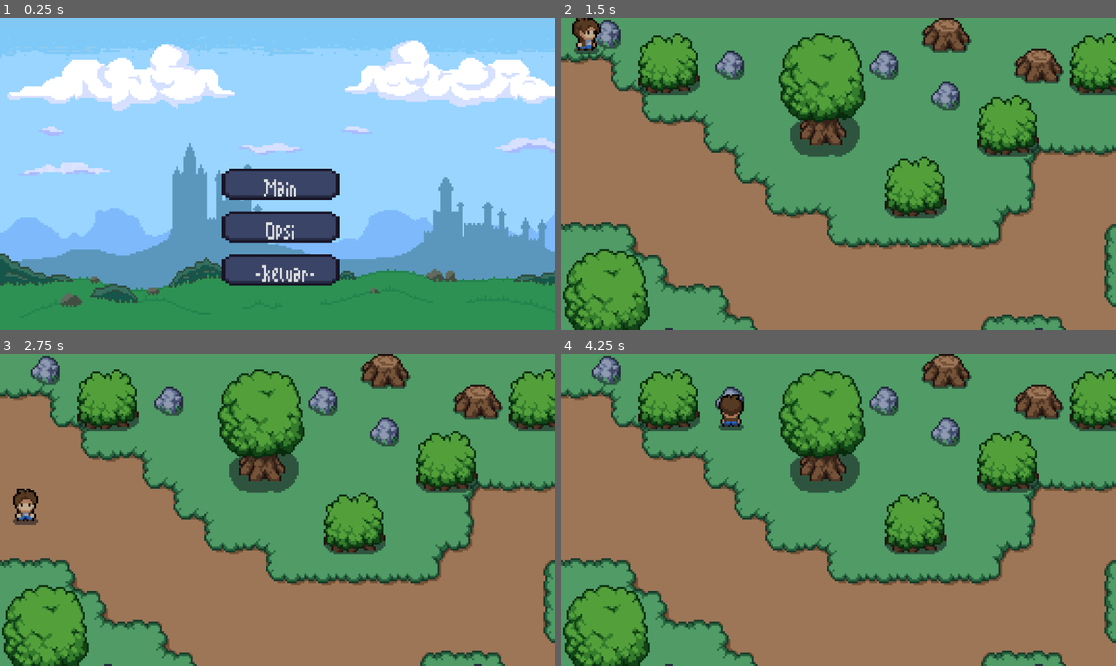
Above: before the commit, frames 1-4 (two rows, left to right).
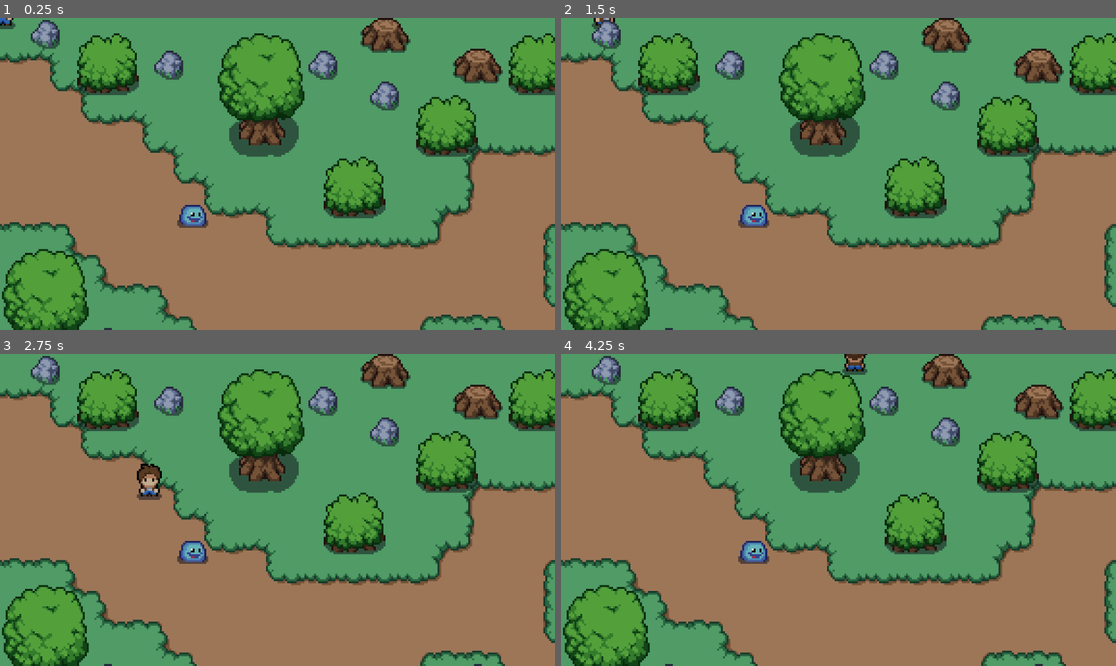
Above: after the commit, the same moments.

Repository: CabulLs/GOJODOG
Game: Godot game, scene res://scenes/world.tscn
The game is run twice, just before and just after one commit, with the same random seed, the same clock (stepped at 60 frames per second) and the same inputs. Before the commit the project starts from res://scenes/menu.tscn.
Inputs (mouse positions are in pixels of both pictures, inside the frame that each line leads up to):
- Up to frame 1 (0.25 s): no input
- Up to frame 2 (1.5 s): click (844, 183) at 0.5 s, where only the run before the commit has a clickable "Main"; hold Right (ui_right) from 1.28 s (still down)
- Up to frame 3 (2.75 s): release Right (ui_right) at 2.03 s; hold Down (ui_down) from 2.03 s (still down)
- Up to frame 4 (4.25 s): release Down (ui_down) at 2.78 s; hold Right (ui_right) 2.78-3.53 s; hold Up (ui_up) from 3.53 s (still down)

The runs differ from the first frame. In frame 1, 100% of the frame differs, in the area x 0-100%, y 0-100%; in frame 2, 0.9%; in frame 3, 1.2%; in frame 4, 1.0%.

Commit message:
Part 4
Add enemy

Diff:
--- /dev/null
+++ b/Enemy.gd
@@ -0,0 +1,22 @@
+extends CharacterBody2D
+
+var speed = 75
+var player_chase = false
+var player = null
+
+func _physics_process(delta):
+	if player_chase:
+		position += (player.position - position)/speed
+
+
+
+
+func _on_detection_area_body_entered(body):
+	player = body
+	player_chase = true
+
+
+
+
+	#player = null
+	#player_chase = false
--- a/project.godot
+++ b/project.godot
@@ -11,7 +11,7 @@
 [application]
 
 config/name="Benny"
-run/main_scene="res://scenes/menu.tscn"
+run/main_scene="res://scenes/world.tscn"
 config/features=PackedStringArray("4.2", "Forward Plus")
 config/icon="res://art/icon.svg"
 
--- /dev/null
+++ b/scenes/enemy.tscn
@@ -0,0 +1,153 @@
+[gd_scene load_steps=21 format=3 uid="uid://djhnlf1745jdp"]
+
+[ext_resource type="Script" path="res://Enemy.gd" id="1_r766y"]
+[ext_resource type="Texture2D" uid="uid://cr2p0a8l3h0w8" path="res://art/characters/slime.png" id="2_hj8sr"]
+
+[sub_resource type="AtlasTexture" id="AtlasTexture_v55is"]
+atlas = ExtResource("2_hj8sr")
+region = Rect2(0, 128, 32, 32)
+
+[sub_resource type="AtlasTexture" id="AtlasTexture_03v21"]
+atlas = ExtResource("2_hj8sr")
+region = Rect2(32, 128, 32, 32)
+
+[sub_resource type="AtlasTexture" id="AtlasTexture_ah3n1"]
+atlas = ExtResource("2_hj8sr")
+region = Rect2(64, 128, 32, 32)
+
+[sub_resource type="AtlasTexture" id="AtlasTexture_bdss0"]
+atlas = ExtResource("2_hj8sr")
+region = Rect2(96, 128, 32, 32)
+
+[sub_resource type="AtlasTexture" id="AtlasTexture_id15x"]
+atlas = ExtResource("2_hj8sr")
+region = Rect2(128, 128, 32, 32)
+
+[sub_resource type="AtlasTexture" id="AtlasTexture_81lhb"]
+atlas = ExtResource("2_hj8sr")
+region = Rect2(0, 0, 32, 32)
+
+[sub_resource type="AtlasTexture" id="AtlasTexture_auij5"]
+atlas = ExtResource("2_hj8sr")
+region = Rect2(32, 0, 32, 32)
+
+[sub_resource type="AtlasTexture" id="AtlasTexture_vht0g"]
+atlas = ExtResource("2_hj8sr")
+region = Rect2(64, 0, 32, 32)
+
+[sub_resource type="AtlasTexture" id="AtlasTexture_55yvh"]
+atlas = ExtResource("2_hj8sr")
+region = Rect2(96, 0, 32, 32)
+
+[sub_resource type="AtlasTexture" id="AtlasTexture_hr8jx"]
+atlas = ExtResource("2_hj8sr")
+region = Rect2(0, 32, 32, 32)
+
+[sub_resource type="AtlasTexture" id="AtlasTexture_prcu6"]
+atlas = ExtResource("2_hj8sr")
+region = Rect2(32, 32, 32, 32)
+
+[sub_resource type="AtlasTexture" id="AtlasTexture_m1hey"]
+atlas = ExtResource("2_hj8sr")
+region = Rect2(64, 32, 32, 32)
+
+[sub_resource type="AtlasTexture" id="AtlasTexture_12idb"]
+atlas = ExtResource("2_hj8sr")
+region = Rect2(96, 32, 32, 32)
+
+[sub_resource type="AtlasTexture" id="AtlasTexture_deqi4"]
+atlas = ExtResource("2_hj8sr")
+region = Rect2(128, 32, 32, 32)
+
+[sub_resource type="AtlasTexture" id="AtlasTexture_eaq1h"]
+atlas = ExtResource("2_hj8sr")
+region = Rect2(160, 32, 32, 32)
+
+[sub_resource type="SpriteFrames" id="SpriteFrames_oatrx"]
+animations = [{
+"frames": [{
+"duration": 1.0,
+"texture": SubResource("AtlasTexture_v55is")
+}, {
+"duration": 1.0,
+"texture": SubResource("AtlasTexture_03v21")
+}, {
+"duration": 1.0,
+"texture": SubResource("AtlasTexture_ah3n1")
+}, {
+"duration": 1.0,
+"texture": SubResource("AtlasTexture_bdss0")
+}, {
+"duration": 1.0,
+"texture": SubResource("AtlasTexture_id15x")
+}],
+"loop": true,
+"name": &"death",
+"speed": 5.0
+}, {
+"frames": [{
+"duration": 1.0,
+"texture": SubResource("AtlasTexture_81lhb")
+}, {
+"duration": 1.0,
+"texture": SubResource("AtlasTexture_auij5")
+}, {
+"duration": 1.0,
+"texture": SubResource("AtlasTexture_vht0g")
+}, {
+"duration": 1.0,
+"texture": SubResource("AtlasTexture_55yvh")
+}],
+"loop": true,
+"name": &"idle",
+"speed": 5.0
+}, {
+"frames": [{
+"duration": 1.0,
+"texture": SubResource("AtlasTexture_hr8jx")
+}, {
+"duration": 1.0,
+"texture": SubResource("AtlasTexture_prcu6")
+}, {
+"duration": 1.0,
+"texture": SubResource("AtlasTexture_m1hey")
+}, {
+"duration": 1.0,
+"texture": SubResource("AtlasTexture_12idb")
+}, {
+"duration": 1.0,
+"texture": SubResource("AtlasTexture_deqi4")
+}, {
+"duration": 1.0,
+"texture": SubResource("AtlasTexture_eaq1h")
+}],
+"loop": true,
+"name": &"walk",
+"speed": 5.0
+}]
+
+[sub_resource type="CircleShape2D" id="CircleShape2D_lsgx6"]
+radius = 21.0238
+
+[sub_resource type="CircleShape2D" id="CircleShape2D_2q4om"]
+radius = 6.0
+
+[node name="Enemy" type="CharacterBody2D"]
+script = ExtResource("1_r766y")
+
+[node name="AnimatedSprite2D" type="AnimatedSprite2D" parent="."]
+sprite_frames = SubResource("SpriteFrames_oatrx")
+animation = &"idle"
+frame_progress = 0.0822585
+offset = Vector2(0, -6)
+
+[node name="detection_area" type="Area2D" parent="."]
+
+[node name="CollisionShape2D" type="CollisionShape2D" parent="detection_area"]
+shape = SubResource("CircleShape2D_lsgx6")
+
+[node name="CollisionShape2D" type="CollisionShape2D" parent="."]
+position = Vector2(0, -4)
+shape = SubResource("CircleShape2D_2q4om")
+
+[connection signal="body_entered" from="detection_area" to="." method="_on_detection_area_body_entered"]
--- a/scenes/player.tscn
+++ b/scenes/player.tscn
@@ -417,14 +417,13 @@
 radius = 0.401474
 
 [node name="player" type="CharacterBody2D"]
+light_mask = 3
 y_sort_enabled = true
-position = Vector2(522, 322)
 scale = Vector2(-9.96328, 4.24069)
 script = ExtResource("1_kdon0")
 
 [node name="AnimatedSprite2D" type="AnimatedSprite2D" parent="."]
 y_sort_enabled = true
-position = Vector2(52.4928, -76.1668)
 scale = Vector2(0.100467, 0.221705)
 sprite_frames = SubResource("SpriteFrames_de387")
 animation = &"side_idle"
@@ -432,6 +431,6 @@
 offset = Vector2(0, -15)
 
 [node name="CollisionShape2D" type="CollisionShape2D" parent="."]
-position = Vector2(52.4928, -76.1669)
+y_sort_enabled = true
 scale = Vector2(1, -2.32965)
 shape = SubResource("CircleShape2D_arhq3")
--- a/scenes/world.tscn
+++ b/scenes/world.tscn
@@ -1,9 +1,10 @@
-[gd_scene load_steps=9 format=3 uid="uid://bnn6p1wg8purf"]
+[gd_scene load_steps=10 format=3 uid="uid://bnn6p1wg8purf"]
 
 [ext_resource type="Texture2D" uid="uid://dd3dq0178lfo" path="res://art/objects/objects.png" id="1_7ew27"]
 [ext_resource type="Texture2D" uid="uid://rim8xgwejo65" path="res://art/tilesets/grass.png" id="2_0ewqm"]
 [ext_resource type="Texture2D" uid="uid://boj2860604sib" path="res://art/tilesets/plains.png" id="3_wahnk"]
 [ext_resource type="PackedScene" uid="uid://30ei8gqf5ckk" path="res://scenes/player.tscn" id="4_36wwo"]
+[ext_resource type="PackedScene" uid="uid://djhnlf1745jdp" path="res://scenes/enemy.tscn" id="5_l3l7b"]
 
 [sub_resource type="TileSetAtlasSource" id="TileSetAtlasSource_s4efa"]
 texture = ExtResource("1_7ew27")
@@ -12,40 +13,33 @@
 0:5/0/y_sort_origin = 20
 0:5/0/physics_layer_0/linear_velocity = Vector2(0, 0)
 0:5/0/physics_layer_0/angular_velocity = 0.0
-0:5/0/physics_layer_0/polygon_0/points = PackedVector2Array(1.76777, 12.0208, 9.54594, 11.6673, 11.3137, 19.799, 9.8995, 26.5165, -9.54594, 25.8094, -12.3744, 17.3241, -9.19239, 13.435)
 6:7/size_in_atlas = Vector2i(2, 2)
 6:7/0 = 0
 6:7/0/y_sort_origin = 10
 6:7/0/physics_layer_0/linear_velocity = Vector2(0, 0)
 6:7/0/physics_layer_0/angular_velocity = 0.0
-6:7/0/physics_layer_0/polygon_0/points = PackedVector2Array(13.7886, 13.435, -11.6673, 14.8492, -14.8492, 8.83883, -13.435, 2.82843, 0.353554, -0.353554, 14.4957, 2.82843)
 8:6/size_in_atlas = Vector2i(2, 3)
 8:6/0 = 0
 8:6/0/y_sort_origin = 15
 8:6/0/physics_layer_0/linear_velocity = Vector2(0, 0)
 8:6/0/physics_layer_0/angular_velocity = 0.0
-8:6/0/physics_layer_0/polygon_0/points = PackedVector2Array(-6.25, 11.5, 6.75, 12.25, 5.5, 19.25, -0.25, 21.25, -5.75, 19)
 10:7/size_in_atlas = Vector2i(2, 2)
 10:7/0 = 0
 10:7/0/y_sort_origin = 7
 10:7/0/physics_layer_0/linear_velocity = Vector2(0, 0)
 10:7/0/physics_layer_0/angular_velocity = 0.0
-10:7/0/physics_layer_0/polygon_0/points = PackedVector2Array(-3.75, -1.5, 4, -1, 8, -3, 12, 3.25, 8, 8, -5.5, 8, -11.25, 3.5, -8, -4.75)
 0:0/0 = 0
 0:0/0/y_sort_origin = 4
 0:0/0/physics_layer_0/linear_velocity = Vector2(0, 0)
 0:0/0/physics_layer_0/angular_velocity = 0.0
-0:0/0/physics_layer_0/polygon_0/points = PackedVector2Array(-0.353553, 5.74524, -6.36396, 1.67938, 6.54074, 2.12132)
 0:1/0 = 0
 0:1/0/y_sort_origin = 5
 0:1/0/physics_layer_0/linear_velocity = Vector2(0, 0)
 0:1/0/physics_layer_0/angular_velocity = 0.0
-0:1/0/physics_layer_0/polygon_0/points = PackedVector2Array(5.25, 8, 2, 8, -4.75, 8, -8, 4.75, -8, 2.25, -1.5, 0, 5.75, 2, 8, 4)
 5:0/0 = 0
 5:0/0/y_sort_origin = 5
 5:0/0/physics_layer_0/linear_velocity = Vector2(0, 0)
 5:0/0/physics_layer_0/angular_velocity = 0.0
-5:0/0/physics_layer_0/polygon_0/points = PackedVector2Array(6.45235, 5.92202, -6.0988, 5.92202, -6.0988, 5.65685, -6.36396, 1.67938, 6.45235, 1.76777)
 
 [sub_resource type="TileSetAtlasSource" id="TileSetAtlasSource_kl373"]
 texture = ExtResource("2_0ewqm")
@@ -166,4 +160,6 @@
 layer_2/tile_data = PackedInt32Array(131080, 0, 5, 589825, 0, 5, 327691, 393216, 7, 393239, 524288, 6, 393240, 524288,  …(319 unchanged characters)…
 
 [node name="player" parent="." instance=ExtResource("4_36wwo")]
-position = Vector2(521, 336)
+
+[node name="Enemy" parent="." instance=ExtResource("5_l3l7b")]
+position = Vector2(98, 105)
Not shown, removed: art/UI_Asset/Fire Emblem The Sacred Stones_ 2 Main Theme.mp3
